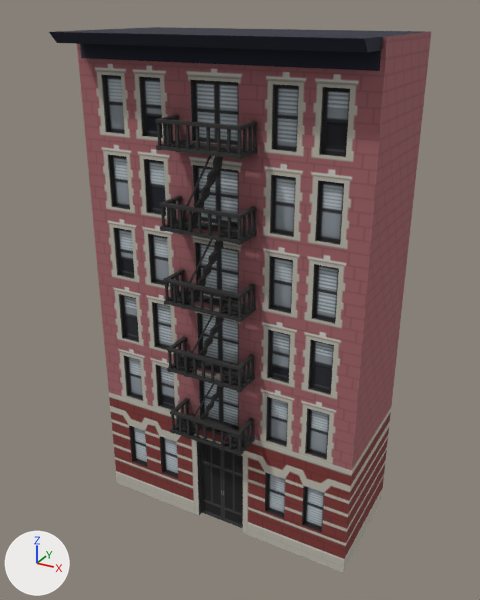
One commit to the OBJ model Assets/Models/Apartment Building/Apartment.obj: the scene before it, then after it.
The view is the same before and after, from a 50 mm camera at (10.6, -19.3, 18.8) aimed at (0.0, 0.0, 9.1). Lighting does not change. The marker at lower left points along +X, +Y and +Z. Where no turn or scale is listed for an object, it has been applied to the vertices.

The first picture shows 'Apartment'.
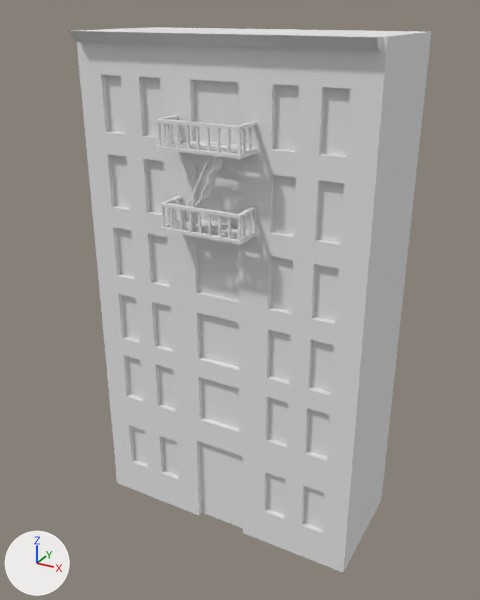
The edits, one by one:
Material 'Apartment:Apartment_mat1' (mat_apartment_apartment_mat1) is new.
Its base color is (0.8, 0.8, 0.8) (white #e7e7e7).
Its roughness is 1.0.
me_apartment is used by ob_apartment; location (0.0, 0.0, 0.0).
me_apartment had 1578 vertices, 1051 faces and spanned x -5.2..5.2, y -2.9..2.9, z 0.0..18.1.
me_apartment now has 758 vertices, 559 faces and spans x -5.2..5.2, y -2.6..2.9, z 0.0..18.1.
me_apartment part 1: 85 loose pieces with 808 vertices, spanning x -1.4..1.5, y -2.6..-1.4, z 4.5..15.6, are deleted.
Part 2, on me_apartment:
14 vertices are removed from x -5.0..5.0, y -2.9..-2.4, z 9.7..18.1.
128 faces are deleted.
17 vertices move within x -5.0..5.0, y -2.6..-1.6, z 12.3..17.8.
2 vertices are added at (5.0, -2.0, 18.1), (-5.0, -2.0, 18.1).
119 new faces join them.
me_apartment part 3: 440 faces spanning x -5.2..5.2, y -2.6..2.9, z 0.0..18.1 switch from mat_apartment_mat1 (picture img_apartment_basecolor_png) to mat_apartment_apartment_mat1 (white #e7e7e7).

Boxes [x1, y1, x2, y2] around the edits, measured in the pictures (480 x 600 px; the box of a moved part takes in the faces that stretch with it):
'Apartment', reshaped
    before: [49, 27, 431, 572]
    after: [69, 27, 431, 572]
part 1 of me_apartment, deleted (black)
    before: [163, 119, 256, 456]
part 2 of me_apartment, moved or reshaped
    before: [49, 27, 425, 329]
    after: [69, 27, 425, 329]
part 3 of me_apartment, recoloured
    both: [98, 32, 431, 572]
